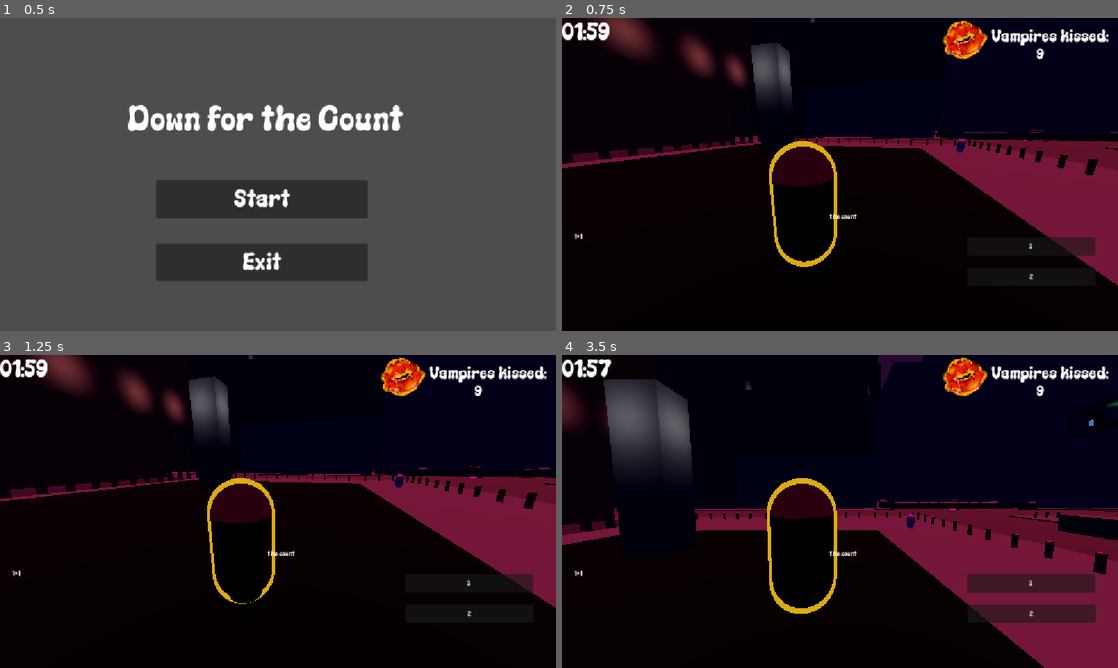
Above: before the commit, frames 1-4 (two rows, left to right).
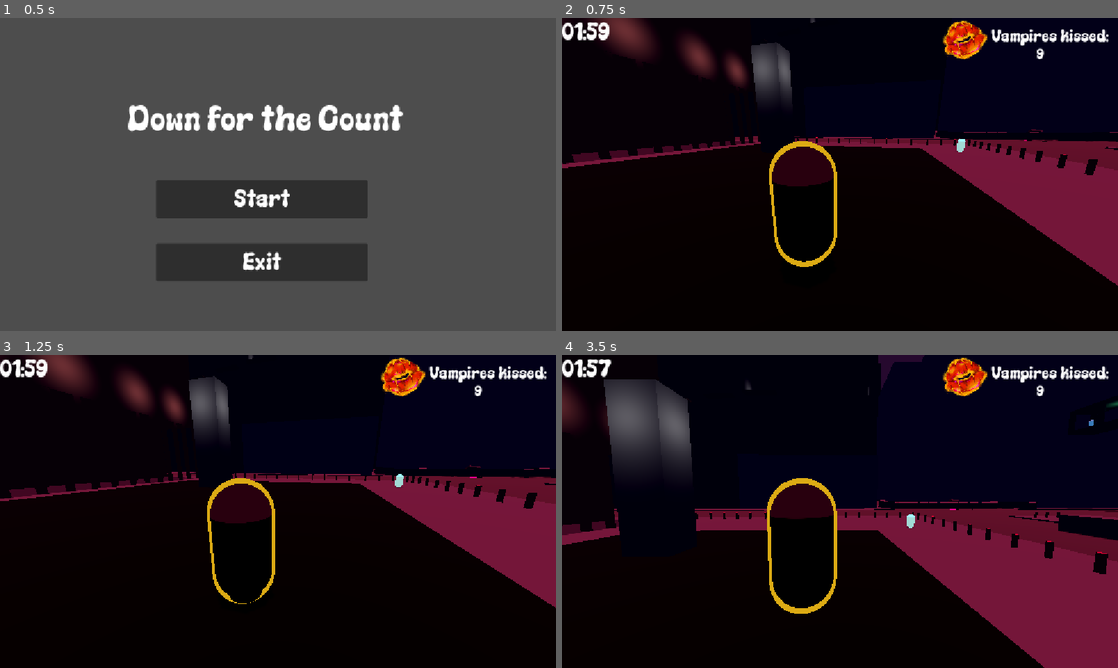
Above: after the commit, the same moments.

Repository: gamedagamez-dev/DownForTheCountGMTK2026
Game: Godot game, scene res://Scenes/UI/MainMenu/MainMenu.tscn
Two runs of this game, one before a commit and one after it. Both use one fixed random seed, a clock stepped at 60 frames per second and the inputs below.
Inputs (mouse positions are in pixels of both pictures, inside the frame that each line leads up to):
- Up to frame 1 (0.5 s): no input
- Up to frame 2 (0.75 s): click "Start" at 0.5 s
- Up to frame 3 (1.25 s): no input
- Up to frame 4 (3.5 s): click (1029, 583) at 1.25 s, where only the run before the commit has a clickable "3"; click (1029, 614) at 2 s, where only the run before the commit has a clickable "2"; tap Enter (ui_accept) at 2.75 s; move the mouse to (867, 511) at 2.77 s; hold W (move_forward) from 2.78 s (still down); hold Shift (movement_sprint) from 2.78 s (still down); tap Space (movement_jump) at 3.02 s

Frame 1 is identical in both runs. In frame 2, 0.5% of the frame differs, in the area x 2-96%, y 38-84%; in frame 3, 0.3%; in frame 4, 2.7%, in the area x 2-96%, y 50-86%.

Commit message:
npc fix for luke exclusively

Diff:
--- a/Scenes/World/npc.tscn
+++ b/Scenes/World/npc.tscn
@@ -5,7 +5,9 @@
 [sub_resource type="CapsuleMesh" id="CapsuleMesh_0dqq6"]
 
 [sub_resource type="StandardMaterial3D" id="StandardMaterial3D_200fj"]
-albedo_color = Color(1, 0, 1, 1)
+albedo_color = Color(0, 1, 1, 1)
+emission_enabled = true
+emission = Color(0.6350183, 0.99999994, 0.9228195, 1)
 grow_amount = 1.022
 
 [node name="npc" type="Node3D" unique_id=1576124861]
@@ -30,6 +32,7 @@
 Already_Succeceded = "kiss me again"
 
 [node name="Control" type="Control" parent="." unique_id=173574903]
+visible = false
 layout_mode = 3
 anchors_preset = 0
 offset_right = 40.0
--- a/npc.gd
+++ b/npc.gd
@@ -34,7 +34,6 @@
 	wrong_answer_list = [Q1_answer_wrong,Q2_answer_wrong,Q3_answer_wrong,"wal_past_index"]
 	question_list = [question_1,question_2,question_3,"ql_past_index"]
 	failure_list = [Q1_failure,Q2_failure,Q3_failure,"fl_past_index"]
-	dialogue_start()
 
 func _unhandled_input(event: InputEvent) -> void:
 	if event.is_action_pressed("ui_page_down"):
